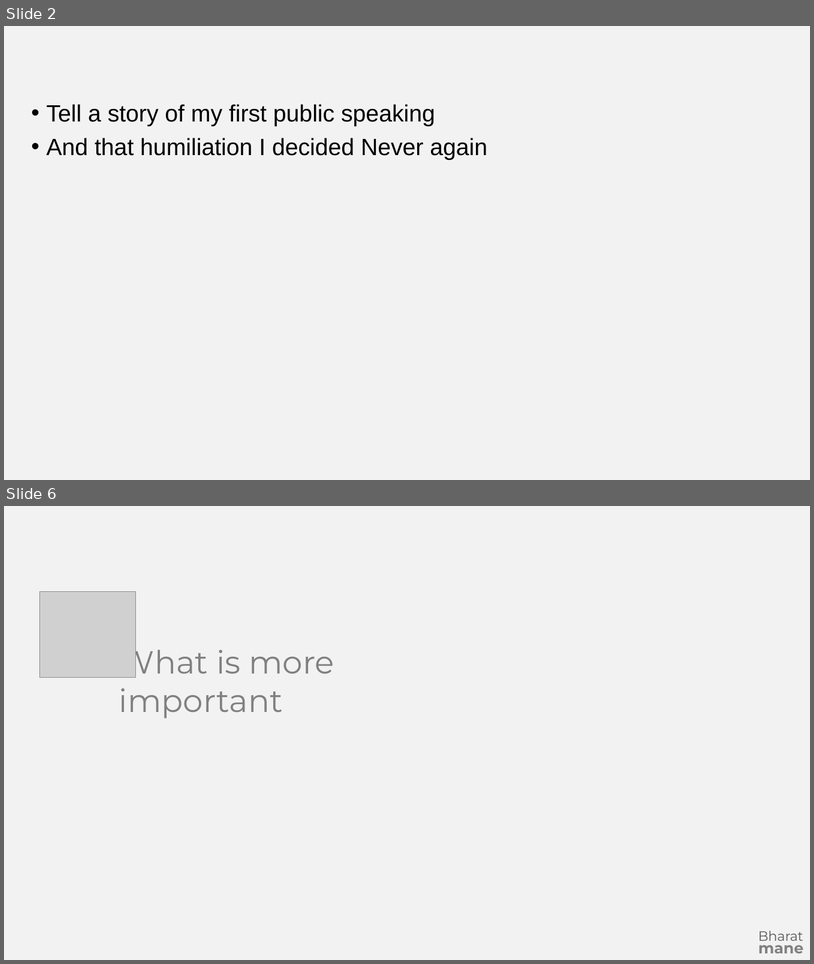
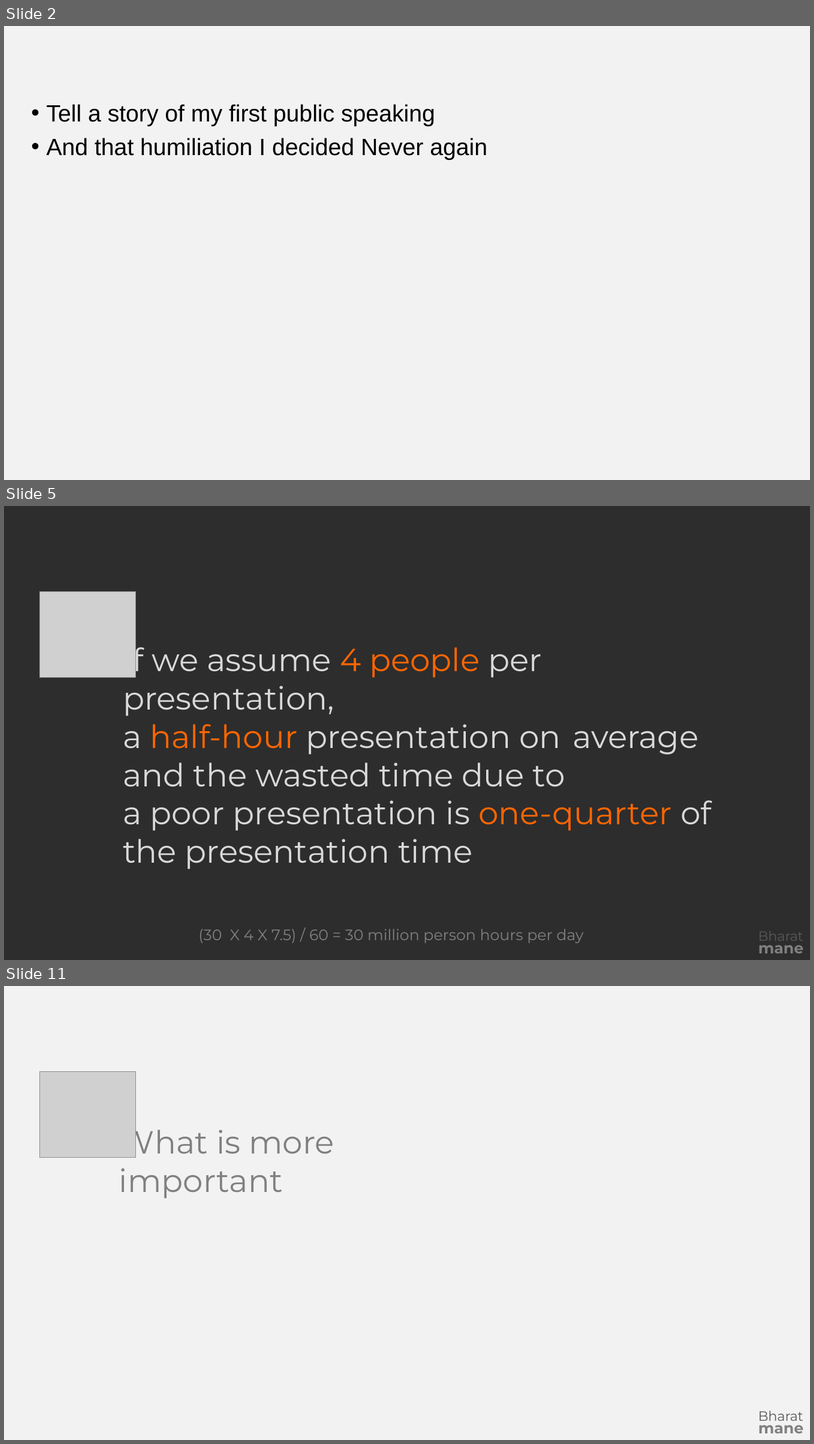
Before and after one commit to bharatmane/presentations, a slide deck: The Art of Presentation/The Art of Presentation.pptx. Shown one above the other, each under a label of ours: slides 2 and 6 before the commit, slides 2, 5 and 11 after it; the slides between them are not shown. The pictures are 814x964 and 814x1444 pixels, drawn with LibreOffice and Linux fonts; fonts in the diff are those of the drawing; grey boxes stand for pictures. Boxes give left, top, right and bottom in pixels: in the first picture for what was removed or moved away, otherwise in the second. Text is boxed around its words. In the diff, an @@ line names an element or a change of style, - is before the commit and + after.

```diff
--- a/The Art of Presentation/The Art of Presentation.pptx
+++ b/The Art of Presentation/The Art of Presentation.pptx
@@ slide 5 added at (x1=4, y1=506, x2=810, y2=960), background #2D2D2D @@
@@ picture added at (x1=39, y1=592, x2=136, y2=677) @@
@@ text added at (x1=123, y1=640, x2=711, y2=869), 38 pt, text #D9D9D9 @@
+If we assume 4 people per presentation,
+a half-hour presentation on average
+and the wasted time due to
+a poor presentation is one-quarter of
+the presentation time
@@ text added at (x1=198, y1=928, x2=584, y2=943), 18 pt, text #808080 @@
+(30 X 4 X 7.5) / 60 = 30 million person hours per day
@@ text added at (x1=759, y1=931, x2=804, y2=940), 16 pt, text #595959 @@
+Bharat
@@ text added at (x1=759, y1=938, x2=804, y2=953), 18 pt, text #808080, bold @@
+mane
@@ what was slide 6 is now slide 11 @@
```
Also in this commit, not shown: 7 slides changed, 6 other slides added.
